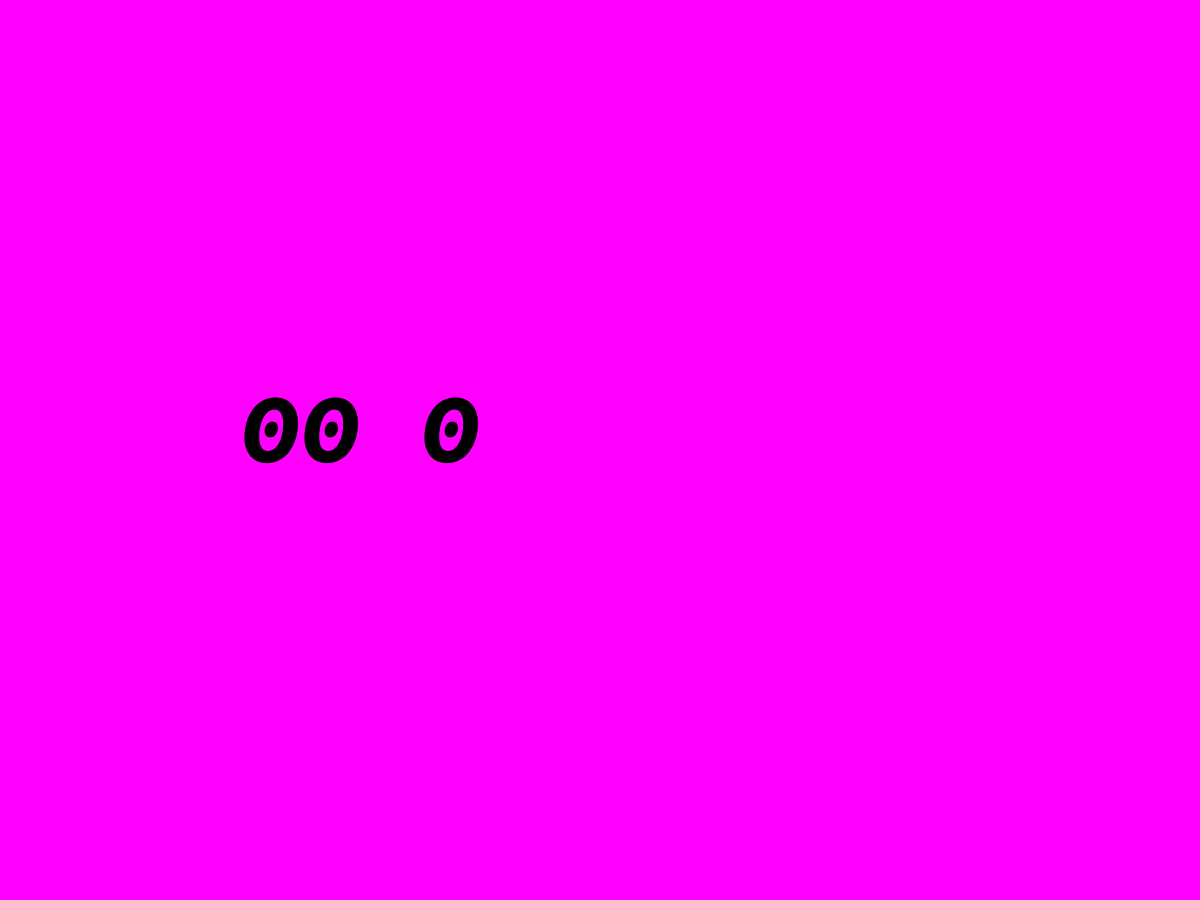
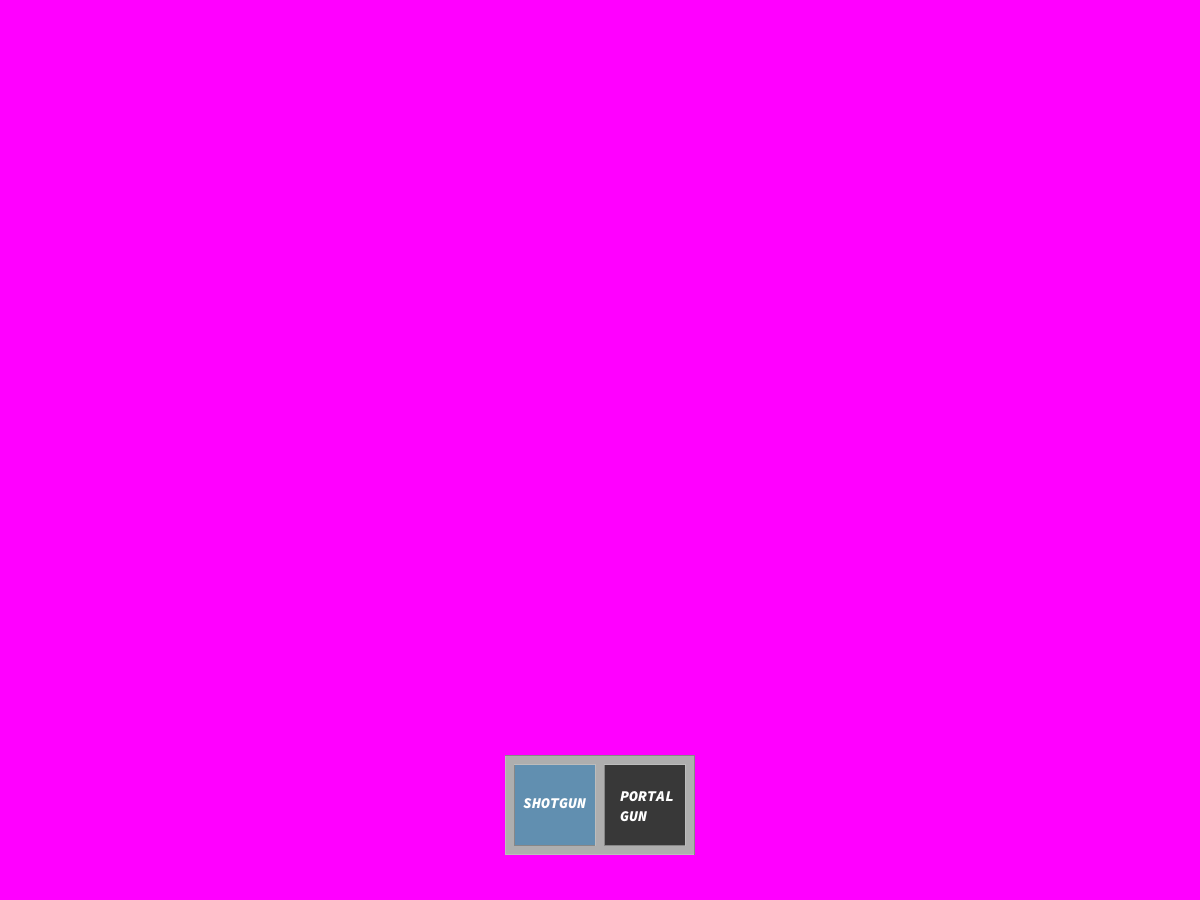
The second 1200x900 image is a revision of the first. Changes to its layers:
removed layer "00 0" over 244, 397, 478, 464
added layer "SHOTGUN" above "PORTAL ..." over 523, 798, 586, 809
added layer "PORTAL ..." above "select_1" over 620, 791, 673, 822
added layer "select_0" above "bar" over 515, 765, 595, 845
added group "bar" with 2 layers above "bg" over 505, 755, 695, 855
added layer "bar_outline" in group "bar" over 505, 755, 695, 855
added layer "bar_bg" in group "bar" over 505, 755, 695, 855
